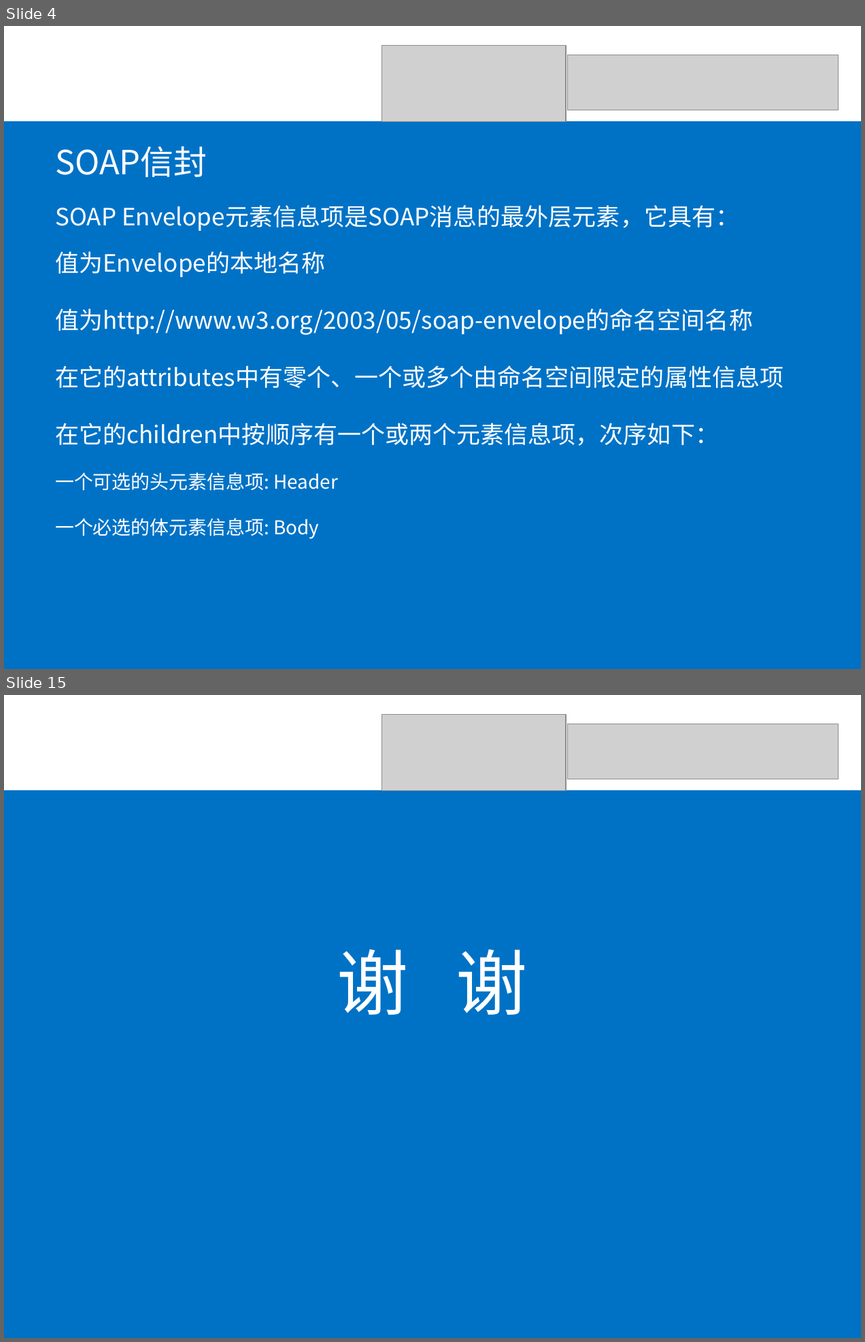
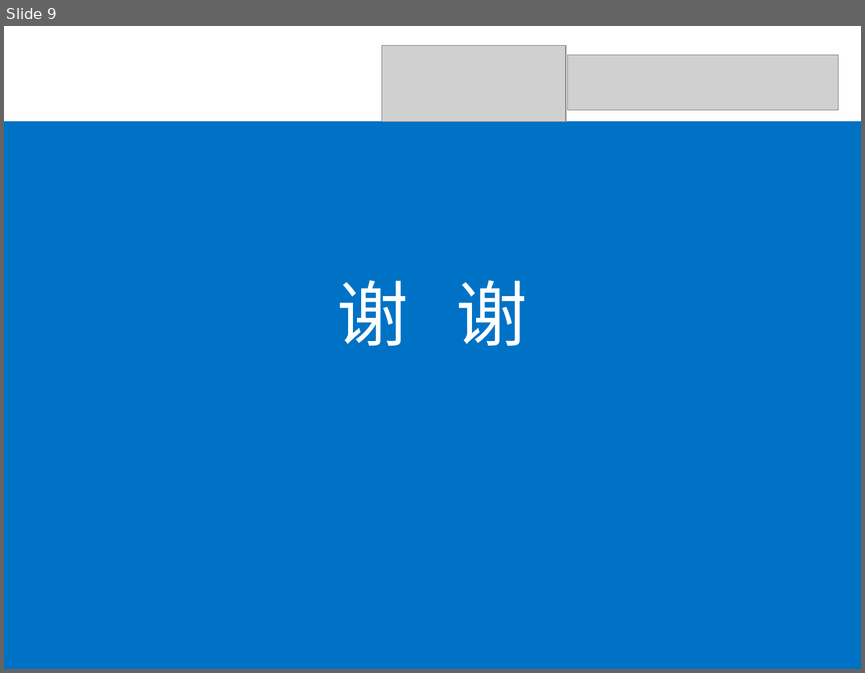
Before and after one commit to SOATeam/homework, a slide deck: assignment5/SOAP Fault课堂报告/SOAP Fault课堂报告.ppt. Shown one above the other, each under a label of ours: slides 4 and 15 before the commit, slide 9 after it; the slides between them are not shown. The pictures are 865x1342 and 865x673 pixels, drawn with LibreOffice and Linux fonts; fonts in the diff are those of the drawing; grey boxes stand for pictures. Boxes give left, top, right and bottom in pixels: in the first picture for what was removed or moved away, otherwise in the second. Text is boxed around its words. In the diff, an @@ line names an element or a change of style, - is before the commit and + after.

```diff
--- a/assignment5/SOAP Fault课堂报告/SOAP Fault课堂报告.ppt
+++ b/assignment5/SOAP Fault课堂报告/SOAP Fault课堂报告.ppt
@@ slide 4 removed at (x1=4, y1=26, x2=861, y2=669), background #FFFFFF @@
@@ picture removed at (x1=382, y1=46, x2=566, y2=122) @@
@@ picture removed at (x1=568, y1=55, x2=838, y2=110) @@
@@ rectangle removed at (x1=4, y1=121, x2=861, y2=669) @@
@@ text removed at (x1=55, y1=146, x2=207, y2=177) @@
-SOAP信封
@@ text removed at (x1=55, y1=205, x2=739, y2=231) @@
-SOAP Envelope元素信息项是SOAP消息的最外层元素，它具有：
@@ text removed at (x1=55, y1=251, x2=783, y2=446) @@
-值为Envelope的本地名称
-值为http://www.w3.org/2003/05/soap-envelope的命名空间名称
-在它的attributes中有零个、一个或多个由命名空间限定的属性信息项
-在它的children中按顺序有一个或两个元素信息项，次序如下：
@@ text removed at (x1=55, y1=472, x2=338, y2=539) @@
-一个可选的头元素信息项: Header
-一个必选的体元素信息项: Body
@@ what was slide 15 is now slide 9 @@
```
Also in this commit, not shown: 2 slides changed, 6 slides added, 11 other slides removed.
